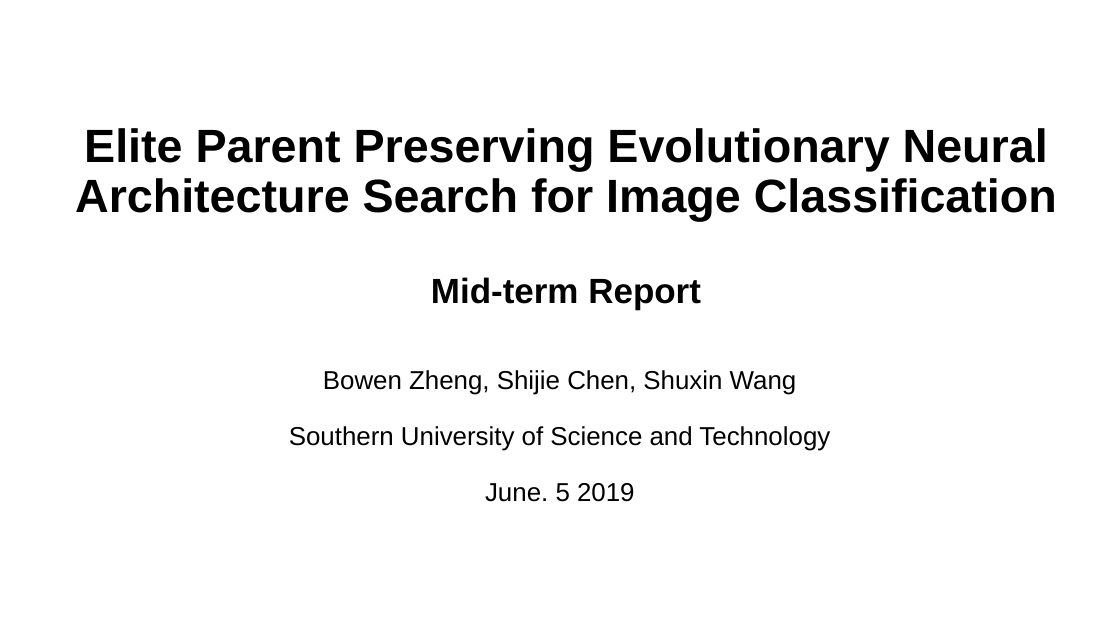
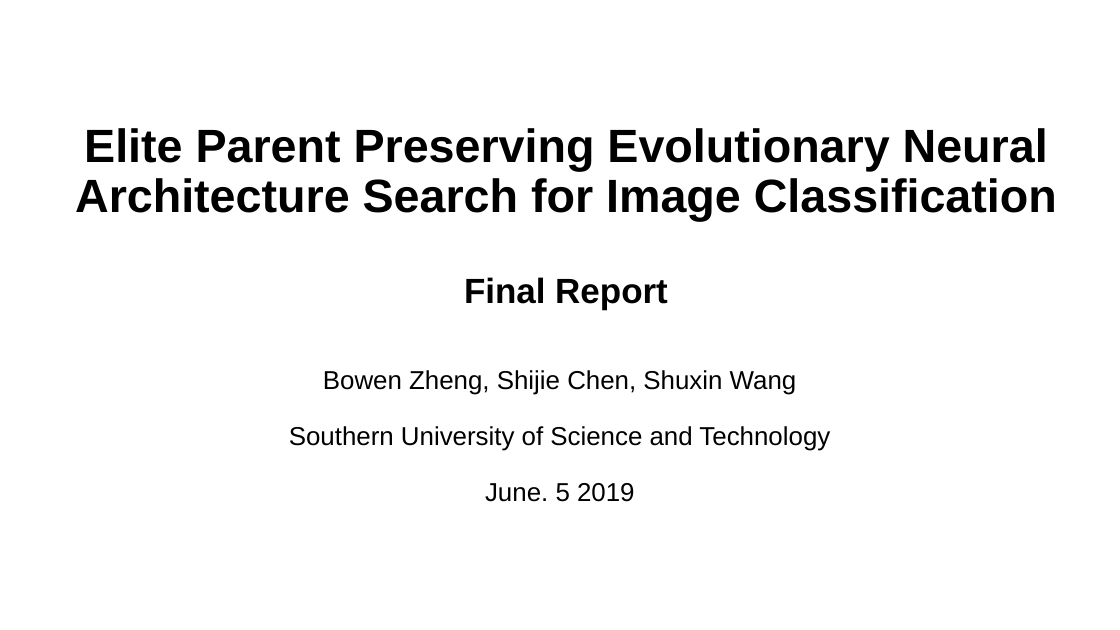
Before and after one commit to RangerX-36917/evoNAS, a slide deck: slide 1 of pre/final/5.9_final_report.pptx. Drawn at 1120x630 pixels with LibreOffice and Linux fonts; fonts in the diff are those of the drawing. Boxes give left, top, right and bottom in pixels: in the first picture for what was removed or moved away, otherwise in the second. Text is boxed around its words. In the diff, an @@ line names an element or a change of style, - is before the commit and + after.

```diff
--- a/pre/final/5.9_final_report.pptx
+++ b/pre/final/5.9_final_report.pptx
@@ title at (75,128,1057,310): text changed @@
-Elite Parent Preserving Evolutionary Neural
-Architecture Search for Image Classification
-Mid-term Report
+Elite Parent Preserving Evolutionary Neural
+Architecture Search for Image Classification
+Final Report
```
Also in this commit, not shown: 4 other slides changed, 2 slides added.
